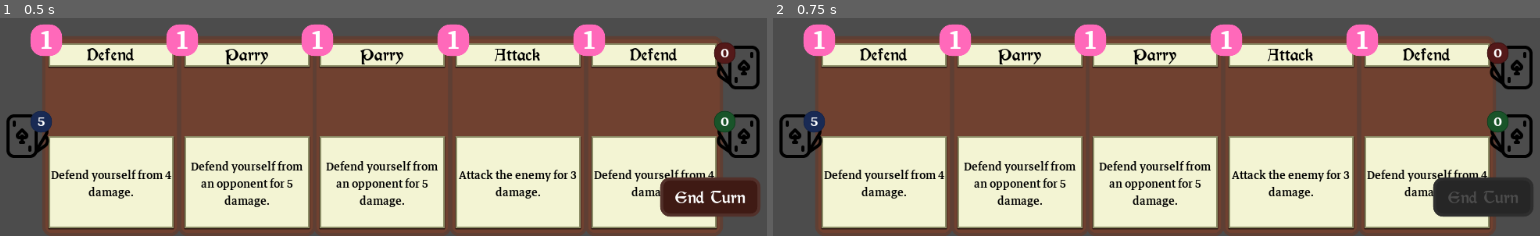
Above: before the commit, frames 1-2 (left to right).
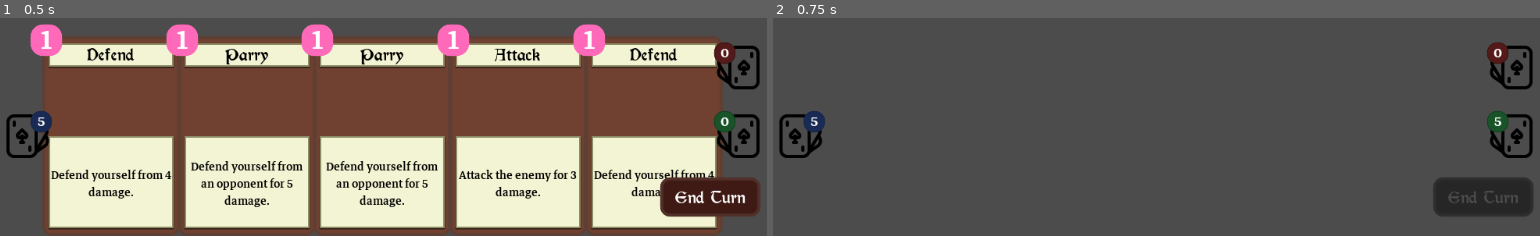
Above: after the commit, the same moments.

Repository: Maaack/Battle-Deck-Energy
Game: Godot game, scene res://Scenes/Main.tscn
Same seed, same stepped clock (60 frames per second), same inputs: the game is played once before the commit and once after it.
Inputs:
- Up to frame 1 (0.5 s): no input
- Up to frame 2 (0.75 s): click "End Turn" at 0.5 s

Frame 1 is identical in both runs. In frame 2, 77% of the frame differs, in the area x 3-96%, y 2-100%.

Commit message:
BATL-01: End Turn button discards hand into Discard Pile.

Diff:
--- a/Scenes/HUD/Buttons/EndTurn/EndTurnButton.gd
+++ b/Scenes/HUD/Buttons/EndTurn/EndTurnButton.gd
@@ -44,5 +44,5 @@
 		animation_node.stop()
 
 func _on_Button_pressed():
-	emit_signal("pressed", self)
+	emit_signal("pressed")
 	button_node.disabled = true
--- a/Scenes/HUD/Decks/Base/Deck.gd
+++ b/Scenes/HUD/Decks/Base/Deck.gd
@@ -4,7 +4,7 @@
 
 onready var count_label = $TextureRect/Panel/CountLabel
 
-var deck_settings : DeckSettings setget set_deck_settings
+var deck_settings : DeckSettings = DeckSettings.new() setget set_deck_settings
 
 
 func set_deck_settings(value:DeckSettings):
@@ -35,3 +35,11 @@
 	hand = deck_settings.draw_hand(count)
 	_update_deck_count()
 	return hand
+
+func add_cards(cards:Array):
+	for card in cards:
+		add_card(card)
+
+func add_card(card:PackedScene):
+	deck_settings.cards.append(card)
+	_update_deck_count()
--- a/Scenes/HUD/Decks/DiscardPile.tscn
+++ b/Scenes/HUD/Decks/DiscardPile.tscn
@@ -4,6 +4,12 @@
 [ext_resource path="res://Scenes/HUD/Decks/Base/Deck.tscn" type="PackedScene" id=2]
 
 [node name="DiscardPile" instance=ExtResource( 2 )]
+anchor_left = 1.0
+anchor_top = 1.0
+margin_left = -64.0
+margin_top = -64.0
+margin_right = 0.0
+margin_bottom = 0.0
 
 [node name="TextureRect" parent="." index="0"]
 flip_h = true
--- a/Scenes/HUD/Decks/DrawPile.tscn
+++ b/Scenes/HUD/Decks/DrawPile.tscn
@@ -4,6 +4,11 @@
 [ext_resource path="res://Scenes/HUD/Decks/Base/Deck.tscn" type="PackedScene" id=2]
 
 [node name="DrawPile" instance=ExtResource( 2 )]
+anchor_top = 1.0
+anchor_right = 0.0
+margin_top = -64.0
+margin_right = 64.0
+margin_bottom = 0.0
 
 [node name="Panel" parent="TextureRect" index="0"]
 custom_styles/panel = ExtResource( 1 )
--- a/Scenes/HUD/Decks/ExhaustPile.tscn
+++ b/Scenes/HUD/Decks/ExhaustPile.tscn
@@ -4,6 +4,12 @@
 [ext_resource path="res://Scenes/HUD/Decks/Base/Deck.tscn" type="PackedScene" id=2]
 
 [node name="ExhaustPile" instance=ExtResource( 2 )]
+anchor_left = 1.0
+anchor_top = 1.0
+margin_left = -64.0
+margin_top = -64.0
+margin_right = 0.0
+margin_bottom = 0.0
 
 [node name="TextureRect" parent="." index="0"]
 flip_h = true
--- a/Scenes/HUD/HUD.gd
+++ b/Scenes/HUD/HUD.gd
@@ -1,7 +1,8 @@
 extends Control
 
 
-onready var draw_pile = $BottomLeft/DrawPile
+onready var draw_pile = $DrawPile
+onready var discard_pile = $DiscardPile
 onready var hand = $CenterBottom/Hand
 
 var starter_deck = preload("res://Resources/DeckSettings/StartingDeck.tres")
@@ -13,3 +14,7 @@
 	var cards : Array = draw_pile.draw_hand(5)
 	for card_scene in cards:
 		hand.add_card(card_scene)
+
+func _on_EndTurnButton_pressed():
+	var discarded_cards : Array = hand.discard_hand()
+	discard_pile.add_cards(discarded_cards)
--- a/Scenes/HUD/HUD.tscn
+++ b/Scenes/HUD/HUD.tscn
@@ -35,46 +35,27 @@
 
 [node name="Hand" parent="CenterBottom" instance=ExtResource( 9 )]
 
-[node name="BottomLeft" type="Control" parent="."]
-anchor_top = 1.0
-anchor_bottom = 1.0
-margin_top = -160.0
-margin_right = 88.0
-__meta__ = {
-"_edit_use_anchors_": false
-}
-
-[node name="DrawPile" parent="BottomLeft" instance=ExtResource( 1 )]
+[node name="DrawPile" parent="." instance=ExtResource( 1 )]
 margin_left = 23.6014
-margin_top = 0.296143
-margin_right = -0.398636
+margin_top = -159.704
+margin_right = 87.6014
 margin_bottom = -95.7039
 
-[node name="BottomRight" type="Control" parent="."]
-anchor_left = 1.0
-anchor_top = 1.0
-anchor_right = 1.0
-anchor_bottom = 1.0
+[node name="DiscardPile" parent="." instance=ExtResource( 4 )]
 margin_left = -88.0
-margin_top = -248.0
-__meta__ = {
-"_edit_use_anchors_": false
-}
+margin_top = -159.704
+margin_right = -24.0
+margin_bottom = -95.7038
 
-[node name="DiscardPile" parent="BottomRight" instance=ExtResource( 4 )]
-margin_left = -0.493408
-margin_top = 88.2961
-margin_right = -24.4934
-margin_bottom = -95.7039
-
-[node name="ExhaustPile" parent="BottomRight" instance=ExtResource( 3 )]
-margin_left = -0.493469
-margin_top = 0.409729
-margin_right = -24.4935
-margin_bottom = -183.59
+[node name="ExhaustPile" parent="." instance=ExtResource( 3 )]
+margin_left = -87.9999
+margin_top = -247.814
+margin_right = -23.9999
+margin_bottom = -183.814
 
 [node name="EndTurnButton" parent="." instance=ExtResource( 5 )]
 margin_left = -156.59
 margin_top = -75.1985
 margin_right = -28.5902
 margin_bottom = -25.1985
+[connection signal="pressed" from="EndTurnButton" to="." method="_on_EndTurnButton_pressed"]
--- a/Scenes/HUD/Hand/CardContainer/CardContainer.gd
+++ b/Scenes/HUD/Hand/CardContainer/CardContainer.gd
@@ -3,13 +3,20 @@
 
 onready var card_container = $CenteredControl
 
+var card_scene : PackedScene setget set_card, get_card
 
-func set_card(card_scene:PackedScene):
+func set_card(value:PackedScene):
 	if not is_instance_valid(card_container):
 		return
 	_clear_children()
+	card_scene = value
+	if not is_instance_valid(card_scene):
+		return
 	var card_instance = card_scene.instance()
 	card_container.add_child(card_instance)
+
+func get_card():
+	return card_scene
 
 func _clear_children():
 	if card_container.get_child_count() > 0:
--- a/Scenes/HUD/Hand/Hand.gd
+++ b/Scenes/HUD/Hand/Hand.gd
@@ -9,3 +9,11 @@
 	var container_instance = container_scene.instance()
 	add_child(container_instance)
 	container_instance.set_card(card_scene)
+
+func discard_hand():
+	var discarded_cards : Array = []
+	for child in get_children():
+		if child.has_method("get_card"):
+			discarded_cards.append(child.get_card())
+			child.queue_free()
+	return discarded_cards
